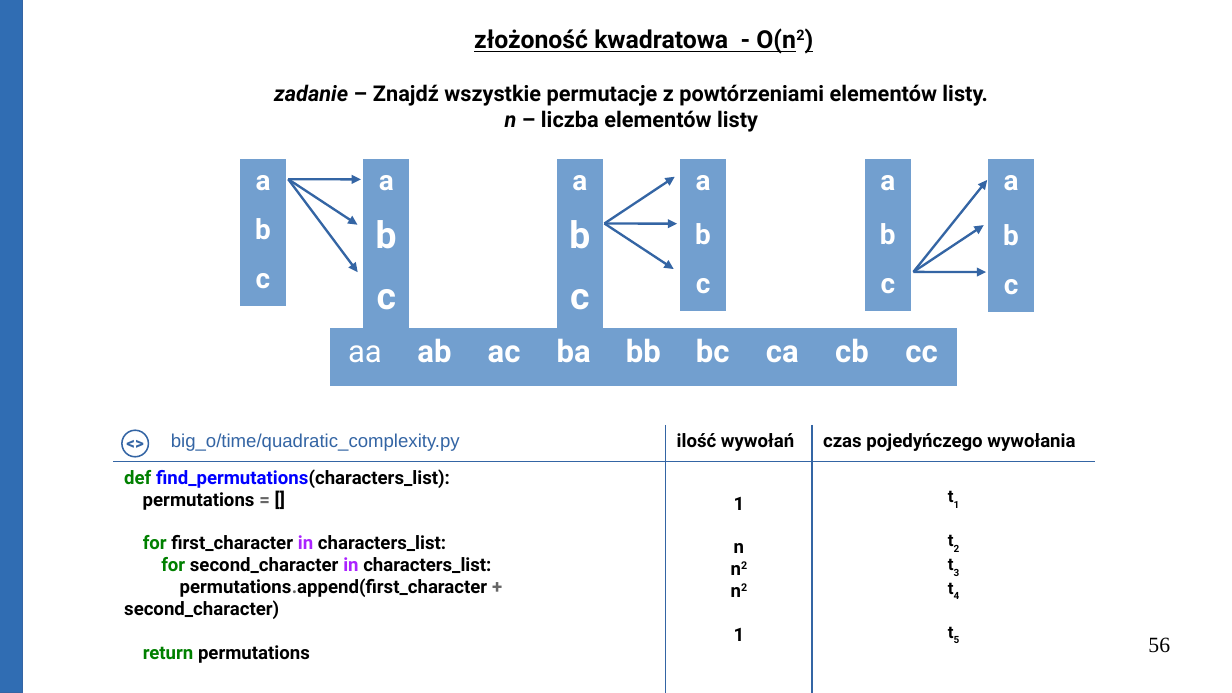
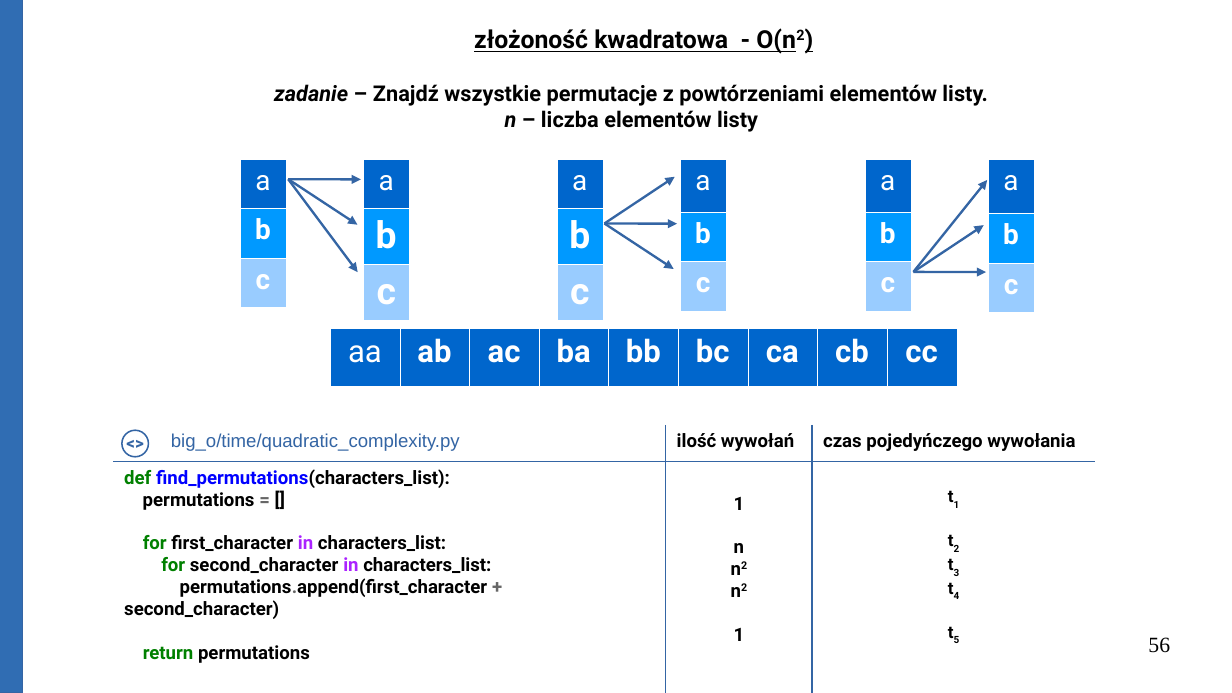
Before and after one commit to Michael-Wisniewski/algorithmic-workshop, a slide deck: slide 56 of Big_O.odp. Drawn at 1232x693 pixels with LibreOffice and Linux fonts; fonts in the diff are those of the drawing. Boxes give left, top, right and bottom in pixels: in the first picture for what was removed or moved away, otherwise in the second. Text is boxed around its words. In the diff, an @@ line names an element or a change of style, - is before the commit and + after.

```diff
--- a/Big_O.odp
+++ b/Big_O.odp
@@ table at (240,159,286,303) @@
@@ fill #729FCF to #0066CC in row 1, column 1 @@
@@ fill #729FCF to #0099FF in row 2, column 1 @@
@@ fill #729FCF to #99CCFF in row 3, column 1 @@
@@ bold off in "a" @@
@@ borders changed @@
@@ table at (363,159,409,308) @@
@@ fill #729FCF to #0066CC in row 1, column 1 @@
@@ fill #729FCF to #0099FF in row 2, column 1 @@
@@ fill #729FCF to #99CCFF in row 3, column 1 @@
@@ bold off in "a" @@
@@ borders changed @@
@@ table at (557,159,603,308) @@
@@ fill #729FCF to #0066CC in row 1, column 1 @@
@@ fill #729FCF to #0099FF in row 2, column 1 @@
@@ fill #729FCF to #99CCFF in row 3, column 1 @@
@@ bold off in "a" @@
@@ borders changed @@
@@ table at (680,159,726,311) @@
@@ fill #729FCF to #0066CC in row 1, column 1 @@
@@ fill #729FCF to #0099FF in row 2, column 1 @@
@@ fill #729FCF to #99CCFF in row 3, column 1 @@
@@ bold off in "a" @@
@@ borders changed @@
@@ table at (865,159,911,311) @@
@@ fill #729FCF to #0066CC in row 1, column 1 @@
@@ fill #729FCF to #0099FF in row 2, column 1 @@
@@ fill #729FCF to #99CCFF in row 3, column 1 @@
@@ bold off in "a" @@
@@ borders changed @@
@@ table at (988,159,1034,312) @@
@@ fill #729FCF to #0066CC in row 1, column 1 @@
@@ fill #729FCF to #0099FF in row 2, column 1 @@
@@ fill #729FCF to #99CCFF in row 3, column 1 @@
@@ bold off in "a" @@
@@ borders changed @@
@@ table at (331,328,956,386) @@
@@ fill #729FCF to #0066CC in row 1 @@
@@ borders changed @@
```
Also in this commit, not shown: 23 other slides changed, 3 other files.
